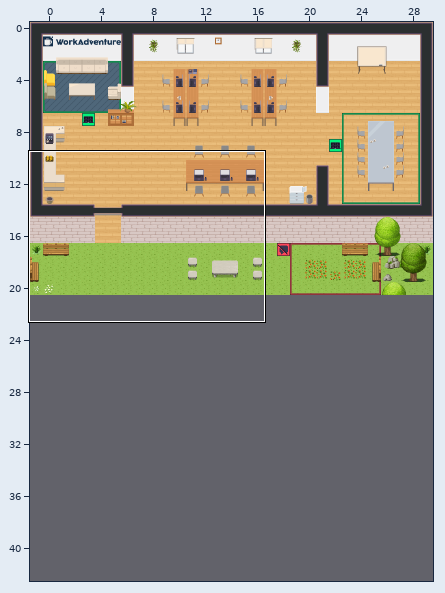
Tiled map (JSON), stored at maps/map.json. The first picture is a wide view before the edit; the outline marks the close-up.
Close-up. Before:
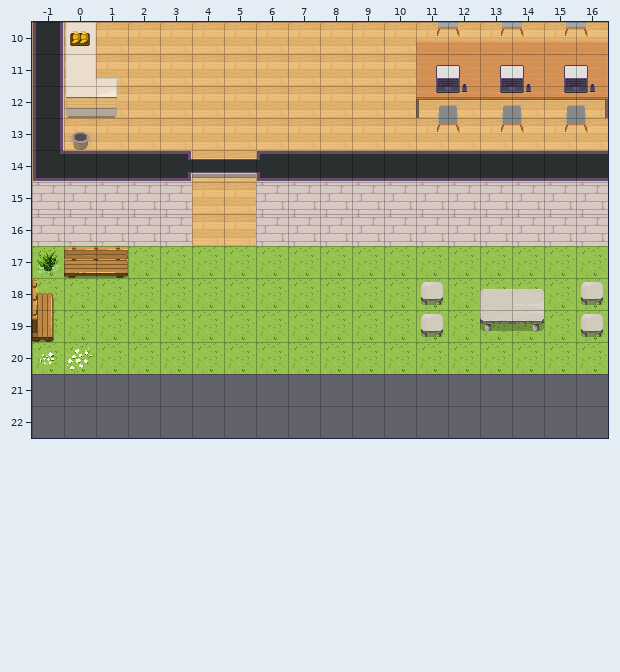
Cells are 32x32 px. Shown: x -1..16, y 10..22. The commit also changed other parts of the map, which this record leaves out. The old version is drawn lined up with the new one.
And afterwards:
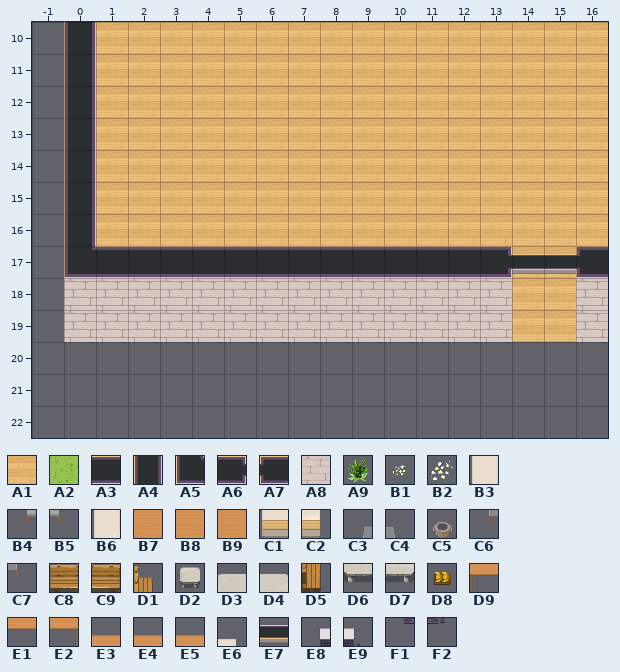
Key: from "Chunk 1": A1 3, A2 4, A3 6, A4 9, A5 16, A6 17, A7 18, A8 21, A9 39, B1 53, B2 54, B3 94, B4 100, B5 101, B6 102, B7 103, B8 104, B9 105, C1 106, C2 107, C3 108, C4 109, C5 112, C6 113, C7 114, C8 124, C9 125, D1 129, D2 130, D3 131, D4 132, D5 134, D6 135, D7 136, D8 157, D9 158, E1 159, E2 160, E3 178, E4 179, E5 180, E6 181, E7 185, E8 190, E9 191, F1 192, F2 193.
__ is an empty cell, ## one hidden under a higher layer, .. an unchanged one.
Change:
map size 31x21 -> 100x60 cells (old content now starts at -1,0; both pictures use the new coordinates)
--- layer "collisions"
@@ x -1..-1 @@
-10 ##
-11 ##
-12 ##
-13 ##
-14 ##
-15 ##
-16 ##
+10 __
+11 __
+12 __
+13 __
+14 __
+15 __
+16 __
--- layer "floor"
@@ x -1..16 @@
-10 .. A1 .. .. .. .. .. .. .. .. .. .. .. .. .. .. .. ..
-11 .. A1 .. .. .. .. .. .. .. .. .. .. .. .. .. .. .. ..
-12 .. A1 .. .. .. .. .. .. .. .. .. .. .. .. .. .. .. ..
-13 .. A1 .. .. .. .. .. .. .. .. .. .. .. .. .. .. .. ..
-14 .. .. __ __ __ .. .. __ __ __ __ __ __ __ __ __ __ __
-15 .. .. __ __ __ .. .. __ __ __ __ __ __ __ __ __ __ __
-16 .. .. __ __ __ .. .. __ __ __ __ __ __ __ __ __ __ __
-17 A2 A2 A2 A2 A2 A2 A2 A2 A2 A2 A2 A2 A2 A2 A2 A2 A2 A2
-18 A2 A2 A2 A2 A2 A2 A2 A2 A2 A2 A2 A2 A2 A2 A2 A2 A2 A2
-19 A2 A2 A2 A2 A2 A2 A2 A2 A2 A2 A2 A2 A2 A2 A2 A2 A2 A2
-20 A2 A2 A2 A2 A2 A2 A2 A2 A2 A2 A2 A2 A2 A2 A2 A2 A2 A2
+10 .. __ .. .. .. .. .. .. .. .. .. .. .. .. .. .. .. ..
+11 .. __ .. .. .. .. .. .. .. .. .. .. .. .. .. .. .. ..
+12 .. __ .. .. .. .. .. .. .. .. .. .. .. .. .. .. .. ..
+13 .. __ .. .. .. .. .. .. .. .. .. .. .. .. .. .. .. ..
+14 .. .. A1 A1 A1 .. .. A1 A1 A1 A1 A1 A1 A1 A1 A1 A1 A1
+15 .. .. A1 A1 A1 .. .. A1 A1 A1 A1 A1 A1 A1 A1 A1 A1 A1
+16 .. .. A1 A1 A1 .. .. A1 A1 A1 A1 A1 A1 A1 A1 A1 A1 A1
+17 __ __ __ __ __ __ __ __ __ __ __ __ __ __ __ A1 A1 __
+18 __ __ __ __ __ __ __ __ __ __ __ __ __ __ __ A1 A1 __
+19 __ __ __ __ __ __ __ __ __ __ __ __ __ __ __ A1 A1 __
+20 __ __ __ __ __ __ __ __ __ __ __ __ __ __ __ __ __ __
--- layer "walls"
@@ x -1..16 @@
-10 A4 __ .. .. .. .. .. .. .. .. .. .. .. .. .. .. .. ..
-11 A4 __ .. .. .. .. .. .. .. .. .. .. .. .. .. .. .. ..
-12 A4 __ .. .. .. .. .. .. .. .. .. .. .. .. .. .. .. ..
-13 A4 __ .. .. .. .. .. .. .. .. .. .. .. .. .. .. .. ..
-14 A5 A3 A3 A3 A6 .. .. A7 A3 A3 A3 A3 A3 A3 A3 A3 A3 A3
-15 A8 A8 A8 A8 A8 .. .. A8 A8 A8 A8 A8 A8 A8 A8 A8 A8 A8
-16 A8 A8 A8 A8 A8 .. .. A8 A8 A8 A8 A8 A8 A8 A8 A8 A8 A8
-17 .. __ __ __ __ __ __ __ __ __ __ __ __ __ __ __ __ __
-18 .. __ __ __ __ __ __ __ __ __ __ __ __ __ __ .. .. __
-19 .. __ __ __ __ __ __ __ __ __ __ __ __ __ __ .. .. __
+10 __ A4 .. .. .. .. .. .. .. .. .. .. .. .. .. .. .. ..
+11 __ A4 .. .. .. .. .. .. .. .. .. .. .. .. .. .. .. ..
+12 __ A4 .. .. .. .. .. .. .. .. .. .. .. .. .. .. .. ..
+13 __ A4 .. .. .. .. .. .. .. .. .. .. .. .. .. .. .. ..
+14 __ A4 __ __ __ .. .. __ __ __ __ __ __ __ __ __ __ __
+15 __ A4 __ __ __ .. .. __ __ __ __ __ __ __ __ __ __ __
+16 __ A4 __ __ __ .. .. __ __ __ __ __ __ __ __ __ __ __
+17 .. A5 A3 A3 A3 A3 A3 A3 A3 A3 A3 A3 A3 A3 A6 E7 E7 A7
+18 .. A8 A8 A8 A8 A8 A8 A8 A8 A8 A8 A8 A8 A8 A8 .. .. A8
+19 .. A8 A8 A8 A8 A8 A8 A8 A8 A8 A8 A8 A8 A8 A8 .. .. A8
--- layer "belowFurniture"
@@ x -1..-1 @@
-17 A9
+17 __
@@ x -1..0 @@
-20 B1 B2
+20 __ __
--- layer "furniture"
@@ x 0..16 @@
-10 B3 .. .. .. .. .. .. .. .. .. .. B4 B5 B4 B5 B4 B5
-11 B6 .. .. .. .. .. .. .. .. .. .. B7 B8 B8 B8 B8 B9
-12 C1 C2 .. .. .. .. .. .. .. .. .. C3 C4 C3 C4 C3 C4
-13 C5 .. .. .. .. .. .. .. .. .. .. C6 C7 C6 C7 C6 C7
+10 __ .. .. .. .. .. .. .. .. .. .. __ __ __ __ __ __
+11 __ .. .. .. .. .. .. .. .. .. .. __ __ __ __ __ __
+12 __ __ .. .. .. .. .. .. .. .. .. __ __ __ __ __ __
+13 __ .. .. .. .. .. .. .. .. .. .. __ __ __ __ __ __
@@ x -1..16 @@
-17 .. C8 C9 .. .. .. .. .. .. .. .. .. .. .. .. .. .. ..
-18 D1 .. .. .. .. .. .. .. .. .. .. .. D2 .. D3 D4 .. D2
-19 D5 .. .. .. .. .. .. .. .. .. .. .. D2 .. D6 D7 .. D2
+17 .. __ __ .. .. .. .. .. .. .. .. .. .. .. .. .. .. ..
+18 __ .. .. .. .. .. .. .. .. .. .. .. __ .. __ __ .. __
+19 __ .. .. .. .. .. .. .. .. .. .. .. __ .. __ __ .. __
--- layer "aboveFurniture"
@@ x 0..0 @@
-10 D8
+10 __
@@ x 11..16 @@
-12 D9 E1 E1 E1 E1 E2
+12 __ __ __ __ __ __
--- layer "abovePlayer1"
@@ x 1..16 @@
-10 .. .. .. .. .. .. .. .. .. .. E3 E4 E4 E4 E4 E5
-11 E6 .. .. .. .. .. .. .. .. .. .. .. .. .. .. ..
+10 .. .. .. .. .. .. .. .. .. .. __ __ __ __ __ __
+11 __ .. .. .. .. .. .. .. .. .. .. .. .. .. .. ..
@@ x 4..5 @@
-14 E7 E7
+14 __ __
--- layer "abovePlayer2"
@@ x 11..16 @@
-11 E8 E9 E8 E9 E8 E9
-12 F1 F2 F1 F2 F1 F2
+11 __ __ __ __ __ __
+12 __ __ __ __ __ __
Pixel boxes of the changes (left, top, right, bottom) in both close-ups:
changed: (32, 22, 608, 374)
